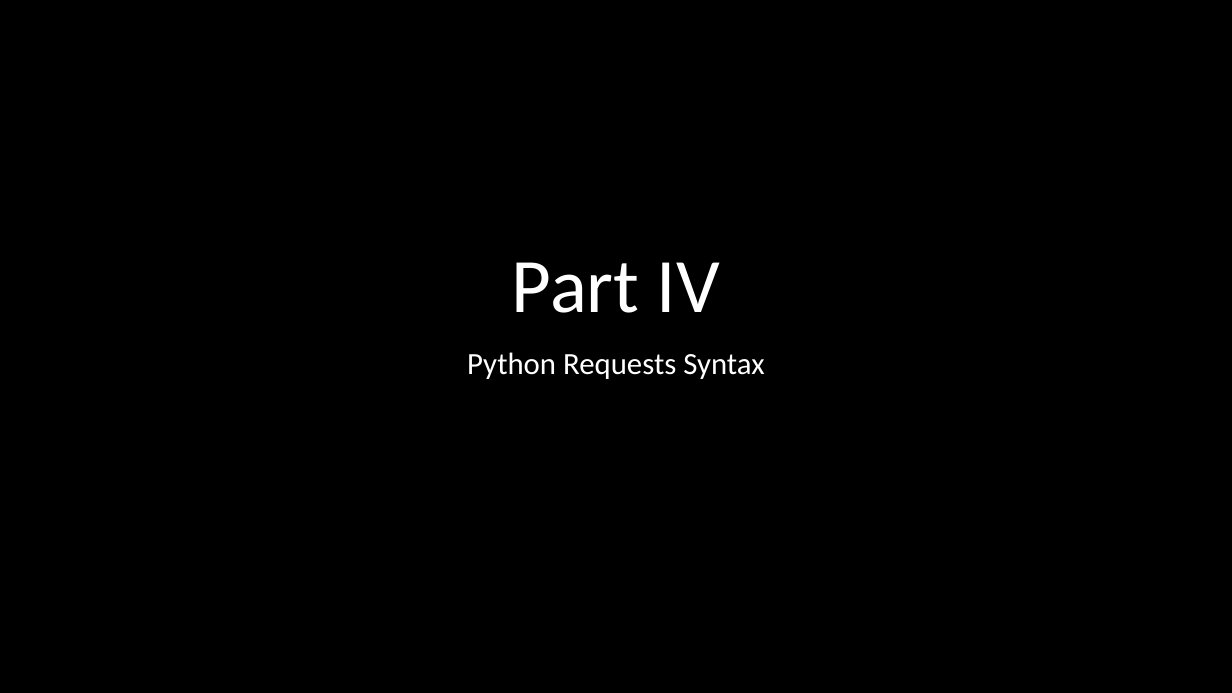
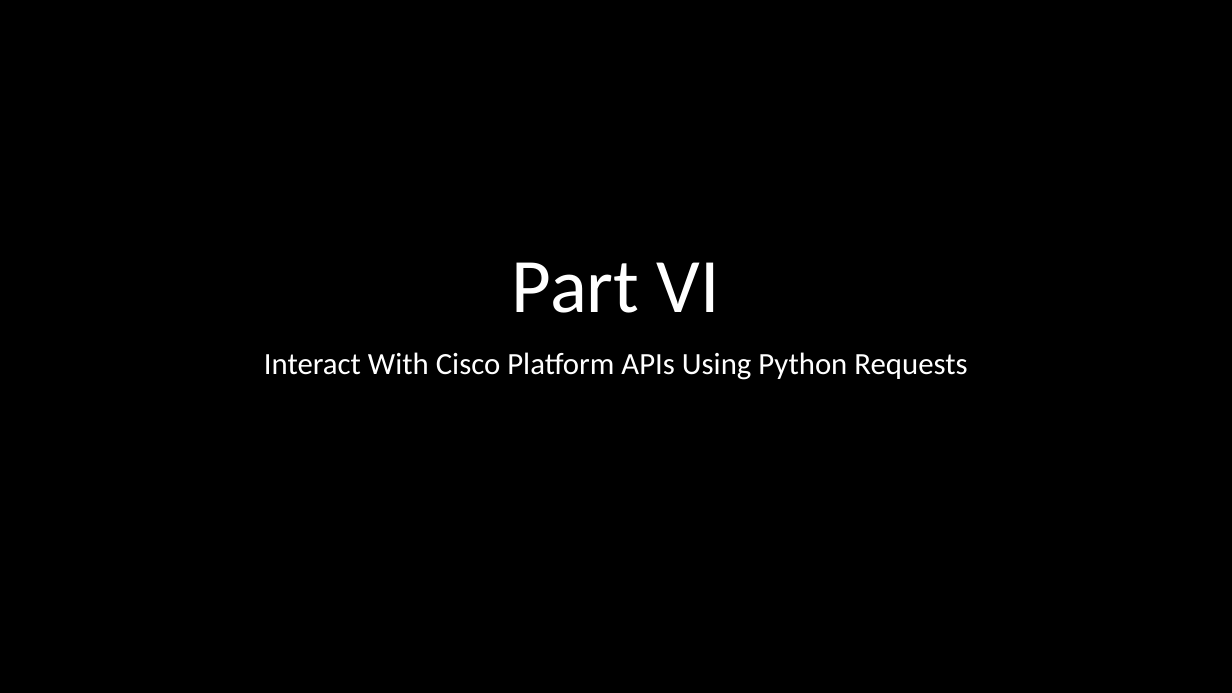
Before and after one commit to wwt/curl-requests-foundations, a slide deck: slide 16 of rest-api-http-foundations.pptx (slide 11 before the commit). Drawn at 1232x693 pixels with LibreOffice and Linux fonts; fonts in the diff are those of the drawing. Boxes give left, top, right and bottom in pixels: in the first picture for what was removed or moved away, otherwise in the second. Text is boxed around its words. In the diff, an @@ line names an element or a change of style, - is before the commit and + after.

```diff
--- a/rest-api-http-foundations.pptx
+++ b/rest-api-http-foundations.pptx
@@ title at (x1=512, y1=262, x2=720, y2=313): text changed @@
-Part IV
+Part VI
@@ subtitle at (x1=264, y1=352, x2=967, y2=380): text changed @@
-Python Requests Syntax
+Interact With Cisco Platform APIs Using Python Requests
```
Also in this commit, not shown: 8 other slides changed, 4 slides added, 1 slide removed.
